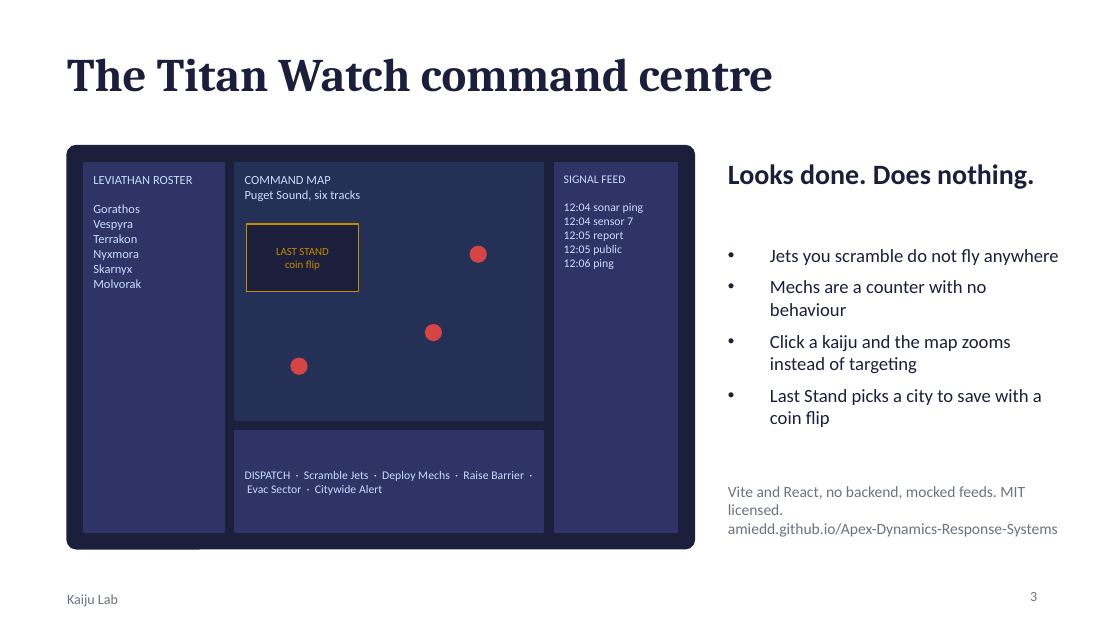
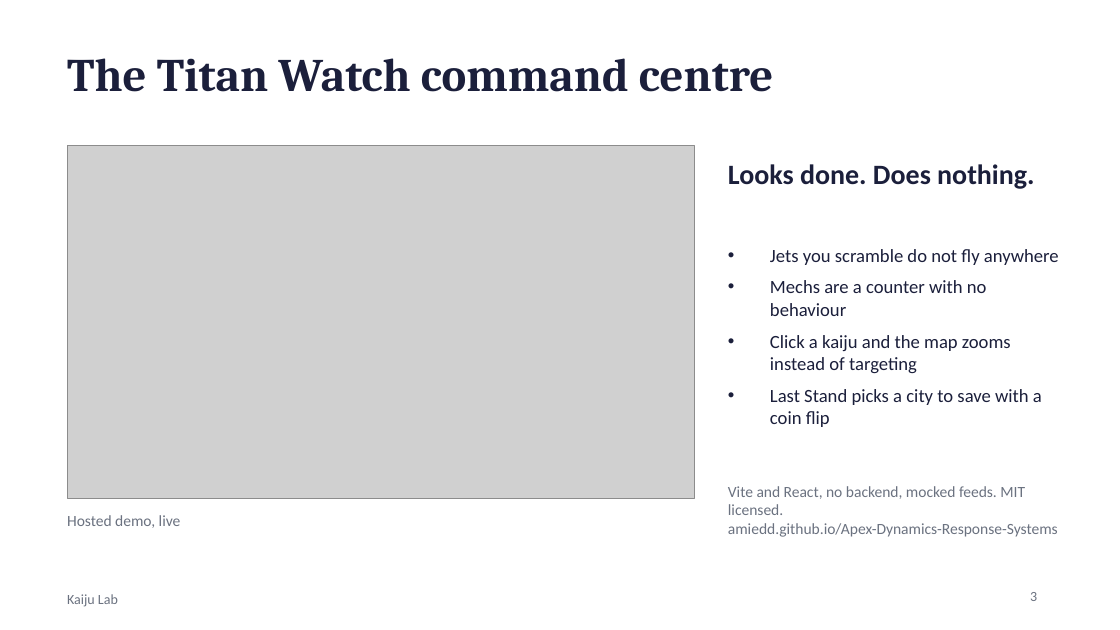
Before and after one commit to joelcapgemini/titan-watch-lab, a slide deck: slide 3 of lab/kaiju-lab-intro.pptx. Drawn at 1120x630 pixels with LibreOffice and Linux fonts; fonts in the diff are those of the drawing; grey boxes stand for pictures. Boxes give left, top, right and bottom in pixels: in the first picture for what was removed or moved away, otherwise in the second. Text is boxed around its words. In the diff, an @@ line names an element or a change of style, - is before the commit and + after.

```diff
--- a/lab/kaiju-lab-intro.pptx
+++ b/lab/kaiju-lab-intro.pptx
@@ rounded rectangle removed at (67, 146, 694, 549) @@
@@ picture added at (67, 146, 694, 498) @@
@@ rectangle removed at (84, 162, 224, 532) @@
@@ text removed at (93, 176, 192, 288) @@
-LEVIATHAN ROSTER
-Gorathos
-Vespyra
-Terrakon
-Nyxmora
-Skarnyx
-Molvorak
@@ rectangle removed at (235, 162, 543, 420) @@
@@ text removed at (245, 176, 360, 201) @@
-COMMAND MAP
-Puget Sound, six tracks
@@ rectangle removed at (554, 162, 678, 532) @@
@@ text removed at (564, 175, 644, 269) @@
-SIGNAL FEED
-12:04 sonar ping
-12:04 sensor 7
-12:05 report
-12:05 public
-12:06 ping
@@ rectangle removed at (246, 224, 358, 291) @@
@@ text removed at (276, 248, 328, 270) @@
-LAST STAND
-coin flip
@@ ellipse removed at (470, 246, 486, 262) @@
@@ ellipse removed at (426, 325, 441, 340) @@
@@ ellipse removed at (291, 358, 307, 374) @@
@@ rectangle removed at (235, 431, 543, 532) @@
@@ text removed at (245, 471, 524, 495) @@
-DISPATCH · Scramble Jets · Deploy Mechs · Raise Barrier · Evac Sector · Citywide Alert
@@ text added at (67, 515, 181, 528), 10 pt, text #6B7280 @@
+Hosted demo, live
```
Also in this commit, not shown: 3 other slides changed, 11 other files.
